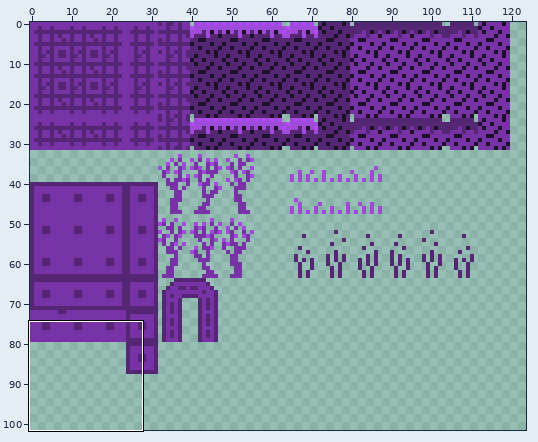
A sprite sheet gets an edit: assets/tileset.png. Above: a wide view before the commit, with the close-up outlined.
Close-up. Before the edit:
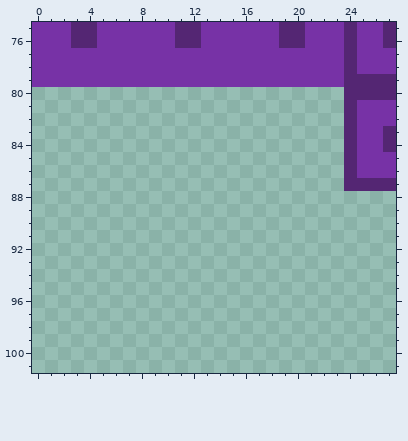
The file is 512x512 pixels, drawn in blocks of 4x4; one block is one cell here. Shown: x 0..27, y 75..101. The wide view leaves out empty margins.
The result:
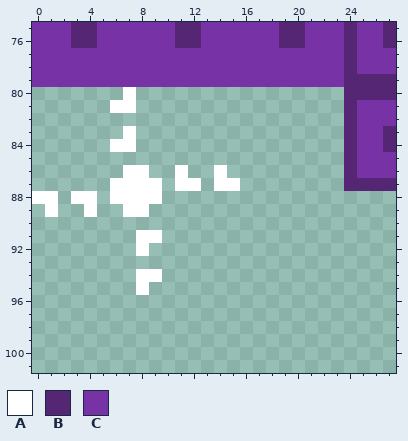
Palette (. is transparent): A #ffffff  B #542673  C #7732a6
Difference:
The author put colour A in row 80 at x 7; in row 81 at x 6 to 7; in row 83 at x 7; in row 84 at x 6 to 7; in row 86 at x 7 to 8, 11 and 14; in row 87 at x 6 to 9, 11 to 12 and 14 to 15.
The author put colour A in row 88 at x 0 to 1, 3 to 4 and 6 to 9; in row 89 at x 1, 4 and 7 to 8; in row 91 at x 8 to 9; in row 92 at x 8; in row 94 at x 8 to 9; in row 95 at x 8.
Boxes around the changes in both close-ups, in picture pixels (x1, y1, x2, y2):
added: (32, 87, 240, 295)
